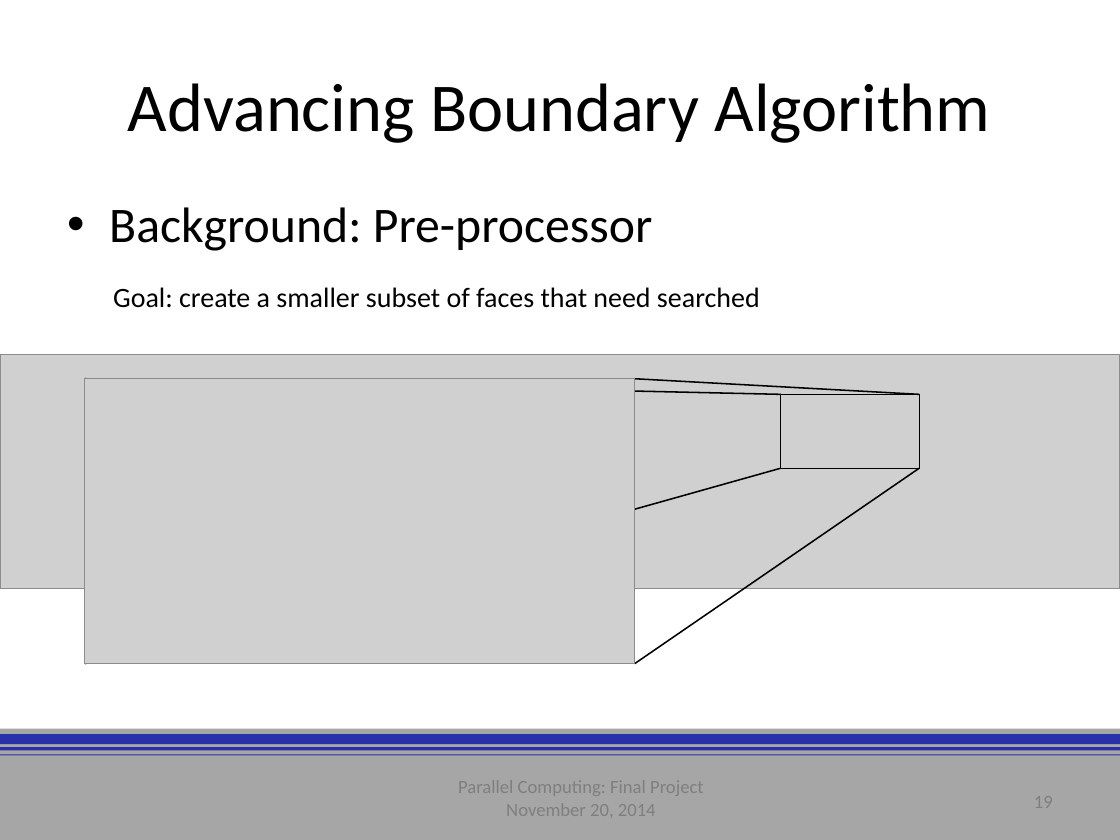
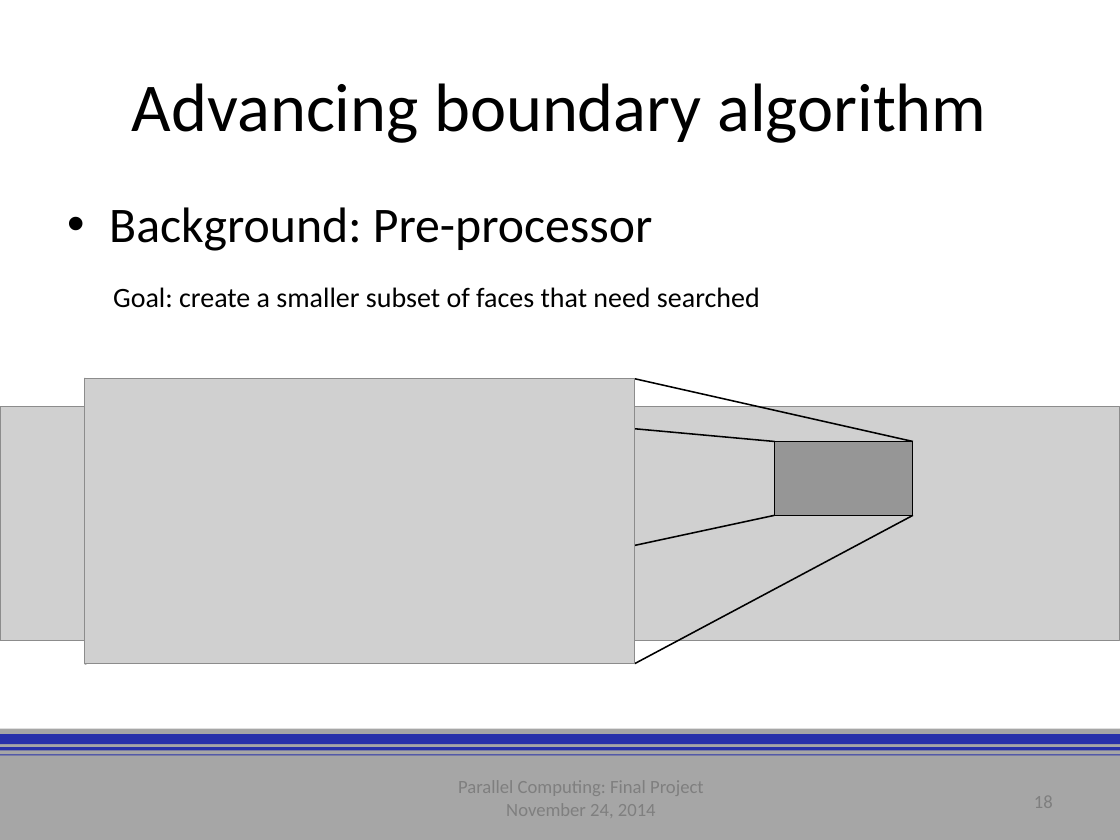
Before and after one commit to Basian/PC-WallDistanceProject, a slide deck: slide 18 of deliverables/presentation/assembled.pptx (slide 19 before the commit). Drawn at 1120x840 pixels with LibreOffice and Linux fonts; fonts in the diff are those of the drawing; grey boxes stand for pictures; background and template pictures are left out. Boxes give left, top, right and bottom in pixels: in the first picture for what was removed or moved away, otherwise in the second. Text is boxed around its words. In the diff, an @@ line names an element or a change of style, - is before the commit and + after.

```diff
--- a/deliverables/presentation/assembled.pptx
+++ b/deliverables/presentation/assembled.pptx
@@ title at (132,83,986,143): text changed @@
-Advancing Boundary Algorithm
+Advancing boundary algorithm
@@ line moved from (781, 394) - (85, 379) to (775, 441) - (85, 379) @@
@@ line moved from (920, 394) - (635, 379) to (913, 441) - (635, 379) @@
@@ picture: place and size @@
-picture at (0,354,1120,588)
+picture at (0,407,1120,641)
@@ rectangle: place and size @@
-rectangle at (781,394,920,468)
+rectangle at (775,441,914,515)
@@ rectangle at (775,441,914,515): fill none to #000000 at 28% opacity @@
@@ line moved from (781, 468) - (85, 664) to (775, 515) - (85, 664) @@
@@ line moved from (920, 468) - (635, 664) to (913, 515) - (635, 664) @@
@@ text at (506,798,656,821): text changed @@
-November 20, 2014
+November 24, 2014
@@ page number at (1034,791,1053,814): text changed @@
-19
+18
```
Also in this commit, not shown: 25 other slides changed, 1 slide added, 1 slide removed, 30 other files.
